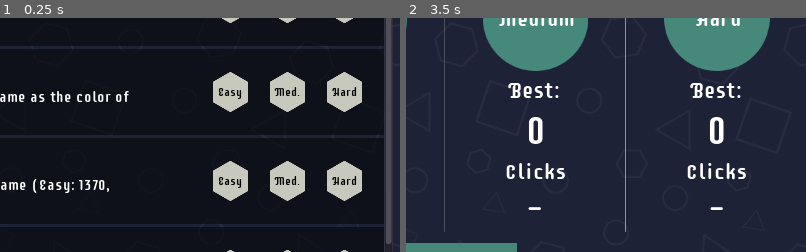
Above: before the commit, frames 1-2 (left to right).
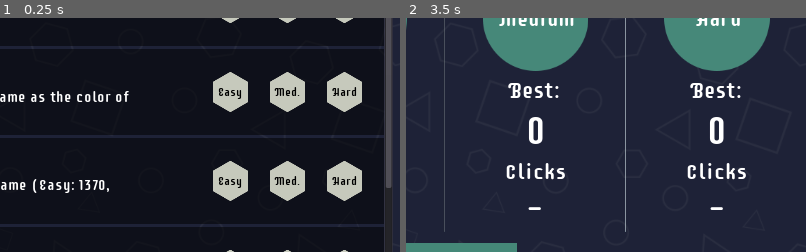
Above: after the commit, the same moments.

Repository: thamara/colorall
Game: Godot game, scene res://AchievementsScreen.tscn
The game is run twice, just before and just after one commit, with the same random seed, the same clock (stepped at 60 frames per second) and the same inputs. This scene is started directly instead of the project's main scene. Sound files missing from this copy of the repository are replaced by a short silence.
Inputs (mouse positions are % of the whole screen's width and height, from its top left):
- Up to frame 1 (0.25 s): no input
- Up to frame 2 (3.5 s): click (97, 5) at 0.5 s; click (97, 5) at 1.25 s; click (97, 5) at 2 s; click (3, 4) at 2.75 s
The pictures show only the part of the screen within x 46-96%, y 43-93%; the shares and areas given below are measured in that part.

The runs differ from the first frame. In frame 1, 0.3% of the frame differs, in the area x 96-98%, y 72-97%; in frame 2, nothing differs.

Commit message:
Adding 10x achiv

Diff:
--- a/colorall/AchievementsScreen.tscn
+++ b/colorall/AchievementsScreen.tscn
@@ -31,7 +31,7 @@
 
 [node name="Box" type="VBoxContainer" parent="ScrollContainer"]
 margin_right = 900.0
-margin_bottom = 452.0
+margin_bottom = 566.0
 alignment = 1
 __meta__ = {
 "_edit_use_anchors_": false
@@ -66,6 +66,14 @@
 margin_right = 900.0
 margin_bottom = 452.0
 ach_id = 3
+
+[node name="Ach4" parent="ScrollContainer/Box" instance=ExtResource( 7 )]
+anchor_right = 0.0
+anchor_bottom = 0.0
+margin_top = 456.0
+margin_right = 900.0
+margin_bottom = 566.0
+ach_id = 4
 
 [node name="Control" type="Control" parent="."]
 anchor_right = 1.0
--- a/colorall/manager/GameManager.gd
+++ b/colorall/manager/GameManager.gd
@@ -1,6 +1,6 @@
 extends Node
 
-enum Achievements { SoClose = 0, FullCycle, BeatTheDev, SavingMuch }
+enum Achievements { SoClose = 0, FullCycle, BeatTheDev, SavingMuch, TenXEveryWhere }
 const achievements_template = {
 	Achievements.SoClose: {
 		"name": "Soooo close!",
@@ -20,6 +20,11 @@
 	Achievements.SavingMuch: {
 		"name": "Saving much?!",
 		"description": "Complete a level using at least one color only up to one time.",
+		"achieved": {0: false, 1: false, 2: false}
+	},
+	Achievements.TenXEveryWhere: {
+		"name": "10x everywhere!",
+		"description": "Play a level at leat 10 times. Winning is good, but playing is what counts.",
 		"achieved": {0: false, 1: false, 2: false}
 	},
 }
@@ -32,9 +37,10 @@
 		1: return user_achievements[Achievements.FullCycle]
 		2: return user_achievements[Achievements.BeatTheDev]
 		3: return user_achievements[Achievements.SavingMuch]
-
-
-const SAVE_FILE_PATH = "user://savedata_v2.save"
+		4: return user_achievements[Achievements.TenXEveryWhere]
+
+
+const SAVE_FILE_PATH = "user://savedata.save"
 const ACHIEVEMENTS_FILE_PATH = "user://achievements.save"
 const AUDIO_FILE_PATH = "user://audio_level.save"
 
@@ -106,21 +112,25 @@
 	return "-"
 
 
+func save_best_score():
+	var save_data = File.new()
+	save_data.open(SAVE_FILE_PATH, File.WRITE)
+	save_data.store_var(best_score)
+	save_data.close()
+
+
 func save_highscore(grid_id, value, clicks):
 	report_highscore(grid_id, value)
 	var new_highscore = false
 	if !(grid_id in best_score):
-		best_score[grid_id] = {"score": 0, "clicks": -1}
+		best_score[grid_id] = {"score": 0, "clicks": -1, "num_times": 0}
 	if best_score[grid_id]["score"] < value:
 		best_score[grid_id]["score"] = value
 		new_highscore = true
 	if best_score[grid_id]["clicks"] > clicks || best_score[grid_id]["clicks"] == -1:
 		best_score[grid_id]["clicks"] = clicks
 
-	var save_data = File.new()
-	save_data.open(SAVE_FILE_PATH, File.WRITE)
-	save_data.store_var(best_score)
-	save_data.close()
+	save_best_score()
 
 	return new_highscore
 
@@ -132,7 +142,7 @@
 		best_score = save_data.get_var()
 		save_data.close()
 	if !best_score:
-		best_score = {"score": 0, "clicks": -1}
+		best_score = {"score": 0, "clicks": -1, "num_times": 0}
 
 
 func number_to_color(n):
@@ -195,6 +205,16 @@
 	# Do not count achievements for tutorial
 	if grid_id < 0:
 		return
+
+	# TenXEveryWhere
+	if grid_id in best_score:
+		if "num_times" in best_score[grid_id]:
+			best_score[grid_id]["num_times"] += 1
+			save_best_score()
+	if !user_achievements[Achievements.TenXEveryWhere]["achieved"][grid_id] && best_score[grid_id]["num_times"] >= 10:
+		user_achievements[Achievements.TenXEveryWhere]["achieved"][grid_id] = true
+		save_achievements()
+		achievement_notifier.push_achievement(user_achievements[Achievements.TenXEveryWhere]["name"])
 	# So Close
 	if time_left != 0 && time_left <= 1 && !user_achievements[Achievements.SoClose]["achieved"][grid_id]:
 		user_achievements[Achievements.SoClose]["achieved"][grid_id] = true
@@ -225,6 +245,9 @@
 
 
 func report_color_clicks(grid_id, click_per_color):
+	if user_achievements[Achievements.SavingMuch]["achieved"][grid_id]:
+		return
+
 	var beat = false
 	if len(click_per_color) < 8:
 		beat = true
@@ -245,3 +268,4 @@
 	load_highscore()
 	load_audio_volume()
 	load_achievements()
+	print(user_achievements)
